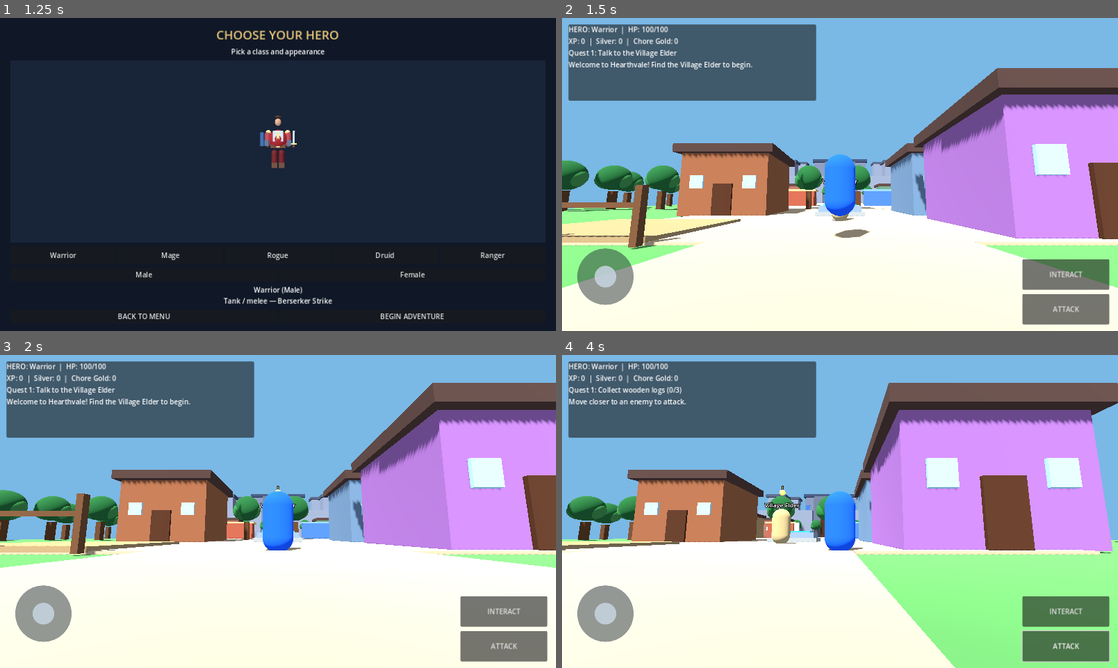
Above: before the commit, frames 1-4 (two rows, left to right).
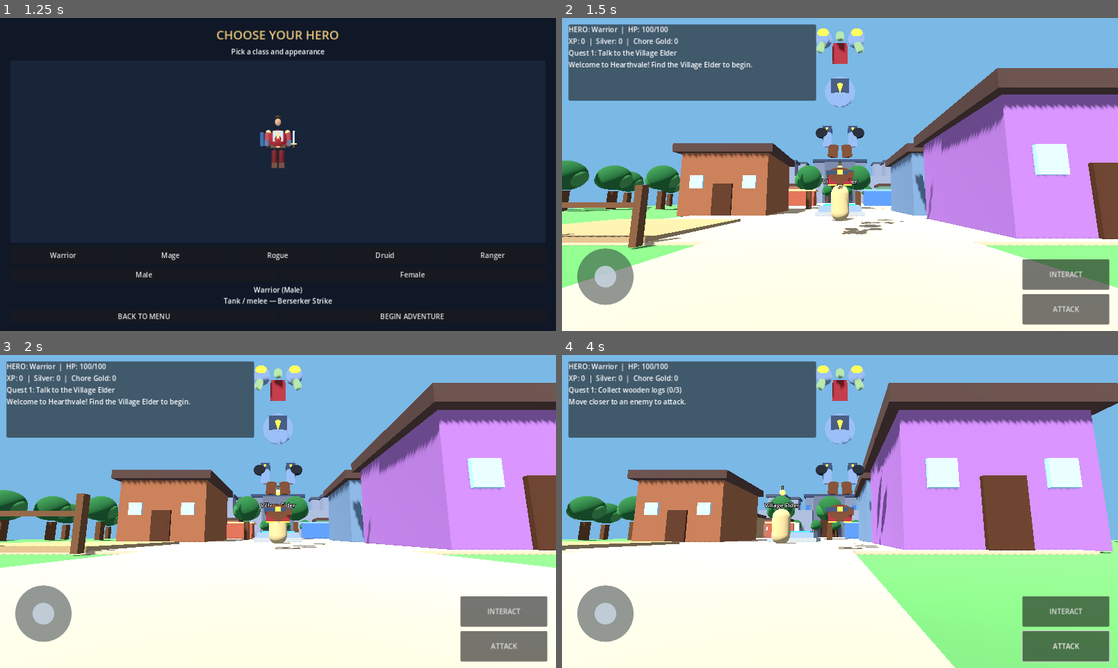
Above: after the commit, the same moments.

Repository: joeywhipple5-dot/Family-Quest
Game: Godot game, scene res://scenes/MainMenu.tscn
Same seed, same stepped clock (60 frames per second), same inputs: the game is played once before the commit and once after it.
Inputs (mouse positions are in pixels of both pictures, inside the frame that each line leads up to):
- Up to frame 1 (1.25 s): click "▶ PLAY" at 0.5 s
- Up to frame 2 (1.5 s): click "BEGIN ADVENTURE" at 1.25 s
- Up to frame 3 (2 s): no input
- Up to frame 4 (4 s): click "INTERACT" at 2 s; click "ATTACK" at 2.75 s; tap Enter at 3.5 s; move the mouse to (962, 495) at 3.52 s; hold D (move_right) from 3.53 s (still down); hold Space (attack) from 3.53 s (still down); click (962, 495) at 3.67 s

Frame 1 is identical in both runs. In frame 2, 2.6% of the frame differs, in the area x 45-67%, y 3-71%; in frame 3, 2.4%; in frame 4, 2.5%.

Commit message:
Load Warrior model for hero visual
Replaced temporary hero mesh with Warrior model and added error handling for loading.

Diff:
--- a/player.gd
+++ b/player.gd
@@ -29,20 +29,19 @@
 
 
 func _ready() -> void:
-    # Temporary visible hero.
-    var body_mesh := MeshInstance3D.new()
-    body_mesh.name = "TemporaryHeroVisual"
-
-    var capsule_mesh := CapsuleMesh.new()
-    capsule_mesh.radius = 0.45
-    capsule_mesh.height = 1.8
-    body_mesh.mesh = capsule_mesh
-    body_mesh.position.y = 0.9
-
-    var body_material := StandardMaterial3D.new()
-    body_material.albedo_color = Color(0.12, 0.36, 0.95)
-    body_mesh.material_override = body_material
-    add_child(body_mesh)
+
+    # Load the Warrior model from the artwork folder.
+    var hero_path := "res://artwork/FamilyQuest_Warrior_Hero_Rigged-2.glb"
+    var hero_scene := load(hero_path) as PackedScene
+
+    if hero_scene != null:
+        var hero_visual := hero_scene.instantiate()
+        hero_visual.name = "HeroVisual"
+        add_child(hero_visual)
+        hero_visual.position = Vector3.ZERO
+    else:
+        push_error("Could not load Warrior model: " + hero_path)
+
 
     # Hero collision.
     var collision := CollisionShape3D.new()
